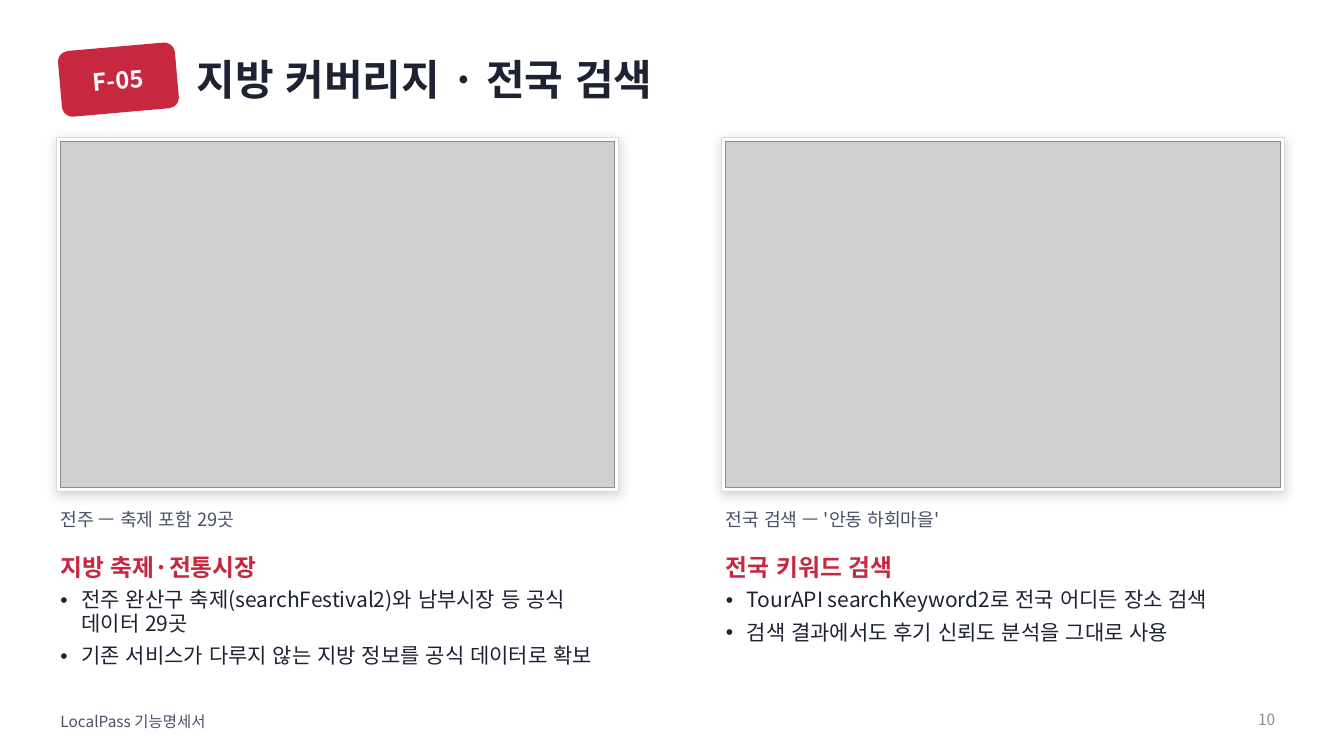
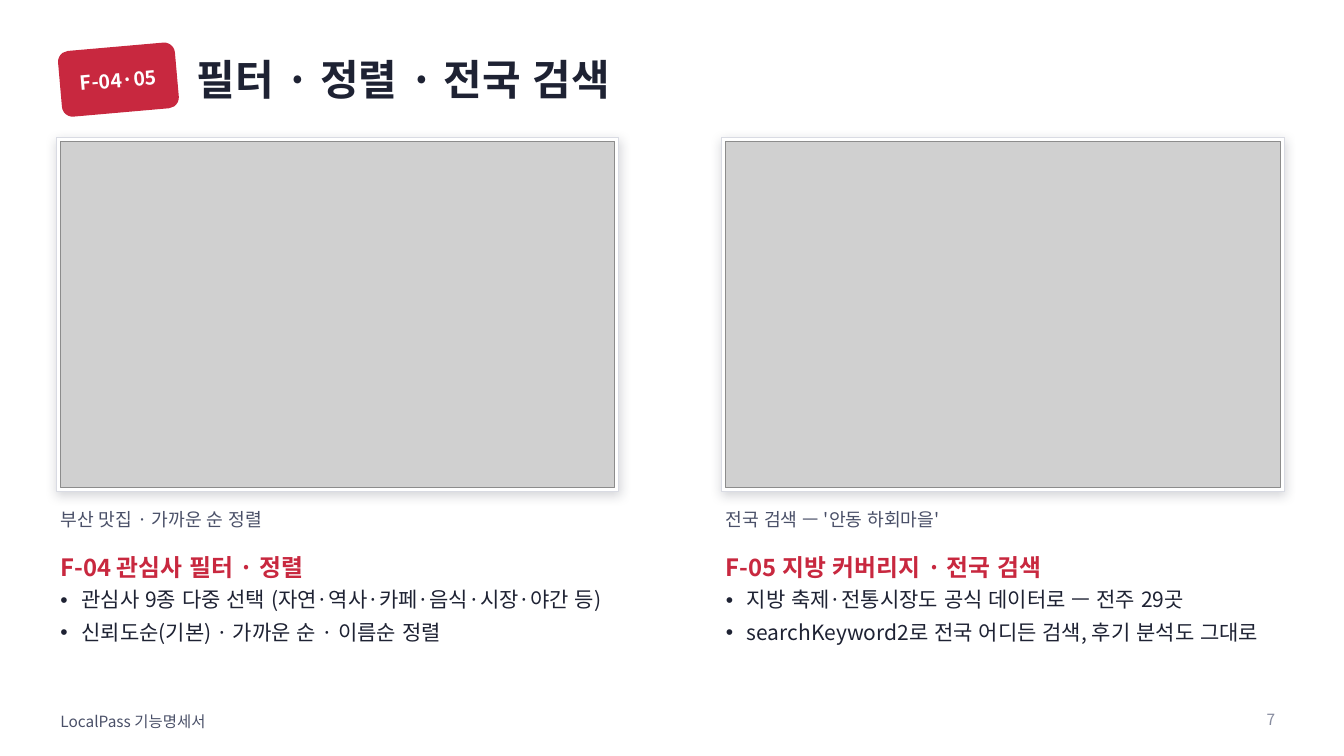
Before and after one commit to 55wind/localpass, a slide deck: slide 7 of docs/LocalPass_기능명세서.pptx (slide 10 before the commit). Drawn at 1344x756 pixels with LibreOffice and Linux fonts; fonts in the diff are those of the drawing; grey boxes stand for pictures. Boxes give left, top, right and bottom in pixels: in the first picture for what was removed or moved away, otherwise in the second. Text is boxed around its words. In the diff, an @@ line names an element or a change of style, - is before the commit and + after.

```diff
--- a/docs/LocalPass_기능명세서.pptx
+++ b/docs/LocalPass_기능명세서.pptx
@@ title at (x1=197, y1=59, x2=609, y2=99): text changed @@
-지방 커버리지 · 전국 검색
+필터 · 정렬 · 전국 검색
@@ text in rounded rectangle at (x1=81, y1=70, x2=157, y2=90): text changed; size 17 to 14 pt @@
-F-05
+F-04·05
@@ text at (x1=60, y1=511, x2=262, y2=528): text changed @@
-전주 — 축제 포함 29곳
+부산 맛집 · 가까운 순 정렬
@@ text at (x1=60, y1=556, x2=601, y2=644): text changed @@
-지방 축제·전통시장
-• 전주 완산구 축제(searchFestival2)와 남부시장 등 공식 데이터 29곳
-• 기존 서비스가 다루지 않는 지방 정보를 공식 데이터로 확보
+F-04 관심사 필터 · 정렬
+• 관심사 9종 다중 선택 (자연·역사·카페·음식·시장·야간 등)
+• 신뢰도순(기본) · 가까운 순 · 이름순 정렬
@@ text at (x1=726, y1=556, x2=1258, y2=645): text changed @@
-전국 키워드 검색
-• TourAPI searchKeyword2로 전국 어디든 장소 검색
-• 검색 결과에서도 후기 신뢰도 분석을 그대로 사용
+F-05 지방 커버리지 · 전국 검색
+• 지방 축제·전통시장도 공식 데이터로 — 전주 29곳
+• searchKeyword2로 전국 어디든 검색, 후기 분석도 그대로
@@ page number at (x1=1267, y1=714, x2=1276, y2=725): text changed @@
-10
+7
```
Also in this commit, not shown: 5 other slides changed, 6 slides removed, 8 other files.
